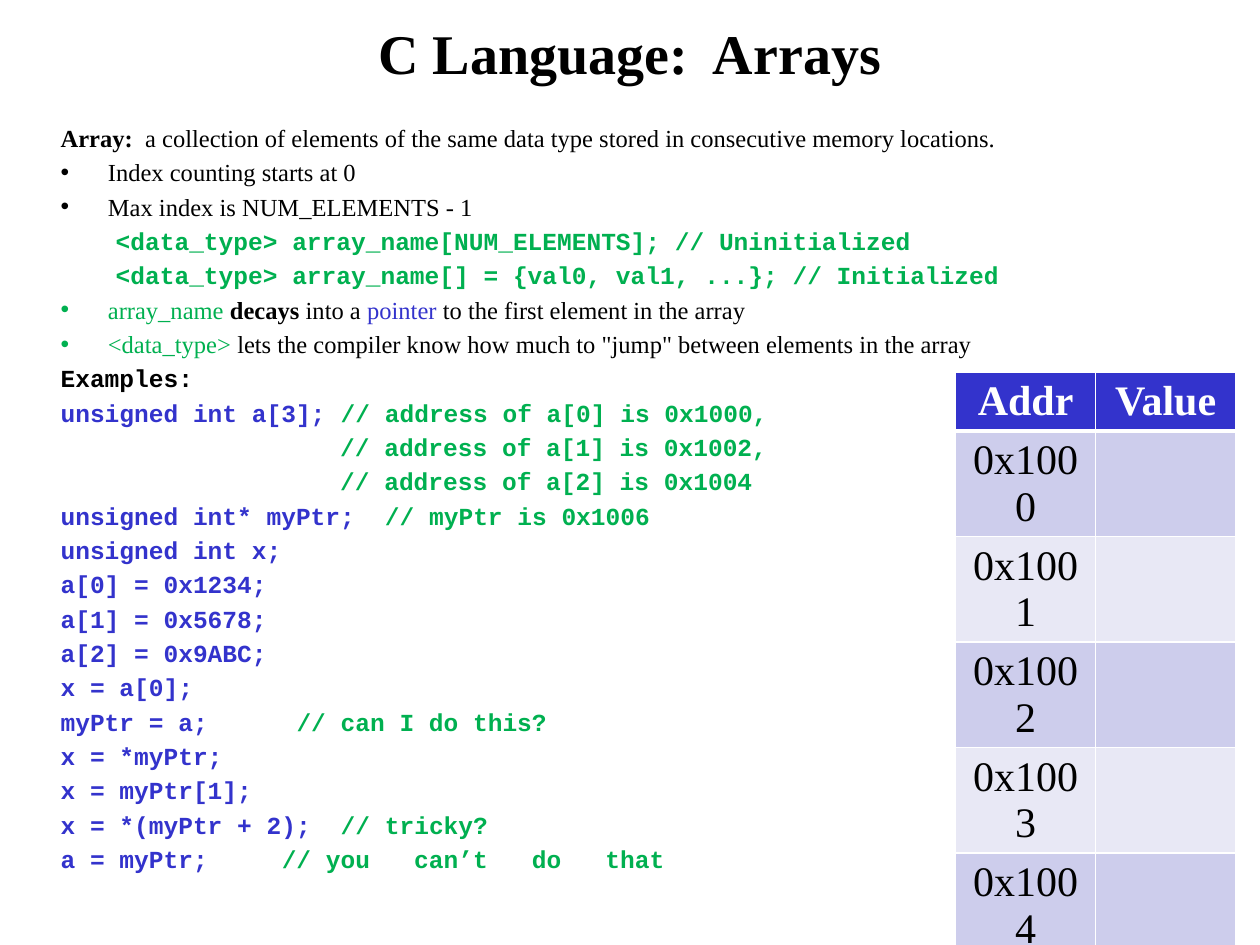
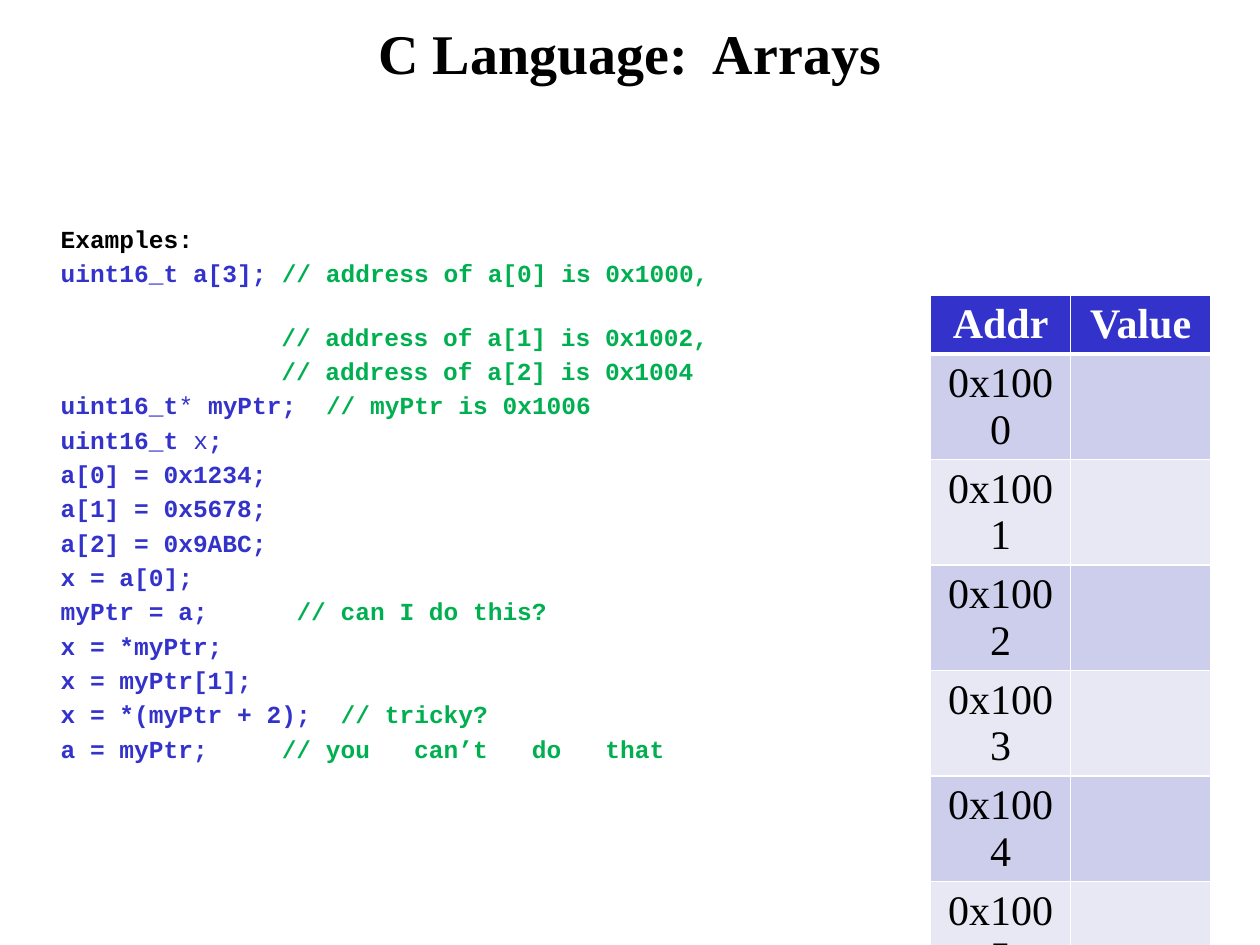
Before and after one commit to MarsUniversity/ECE382, a slide deck: slide 3 of source/lessons/lsn22-23/pointer_handout.pptx. Drawn at 1260x945 pixels with LibreOffice and Linux fonts; fonts in the diff are those of the drawing. Boxes give left, top, right and bottom in pixels: in the first picture for what was removed or moved away, otherwise in the second. Text is boxed around its words. In the diff, an @@ line names an element or a change of style, - is before the commit and + after.

```diff
--- a/source/lessons/lsn22-23/pointer_handout.pptx
+++ b/source/lessons/lsn22-23/pointer_handout.pptx
@@ text at <box>61,129,999,359</box>: paragraphs removed @@
-Array: a collection of elements of the same data type stored in consecutive memory locations.
-• Index counting starts at 0
-• Max index is NUM_ELEMENTS - 1
-  <data_type> array_name[NUM_ELEMENTS]; // Uninitialized
-  <data_type> array_name[] = {val0, val1, ...}; // Initialized
-• array_name decays into a pointer to the first element in the array
-• <data_type> lets the compiler know how much to "jump" between elements in the array
@@ text "Examples:": place and size @@
-text "Examples:" at <box>61,129,999,873</box>
+text "Examples:" at <box>61,230,708,763</box>
@@ text at <box>61,264,708,287</box>: text changed @@
-unsigned int a[3]; // address of a[0] is 0x1000,
+uint16_t a[3]; // address of a[0] is 0x1000,
@@ table: place and size @@
-table at <box>955,372,1235,934</box>
+table at <box>931,295,1211,857</box>
@@ text at <box>61,396,591,454</box>: text changed @@
-unsigned int* myPtr; // myPtr is 0x1006
-unsigned int x;
+uint16_t* myPtr; // myPtr is 0x1006
+uint16_t x;
```
Also in this commit, not shown: 3 other slides changed, 1 other file.
